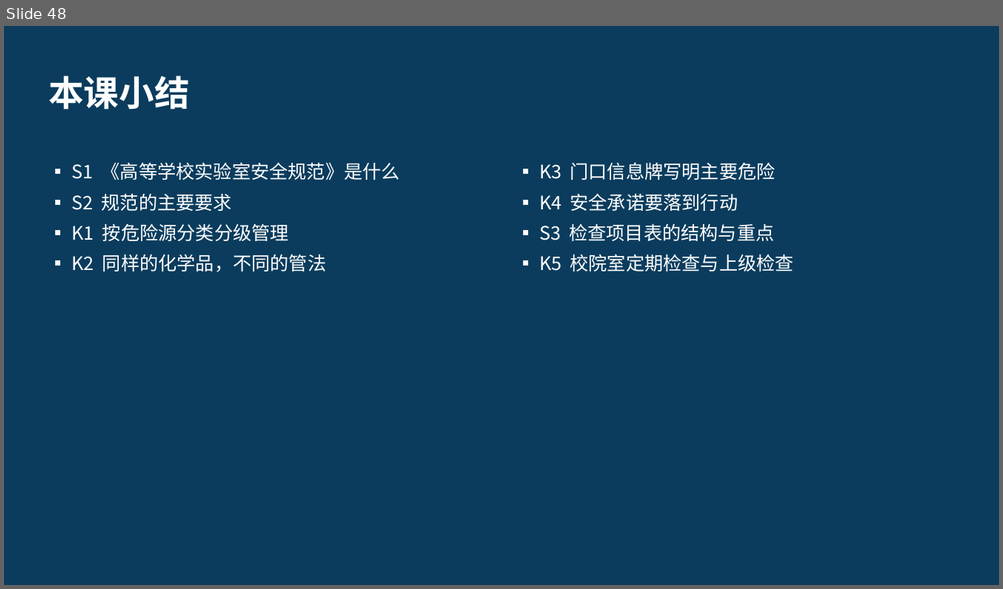
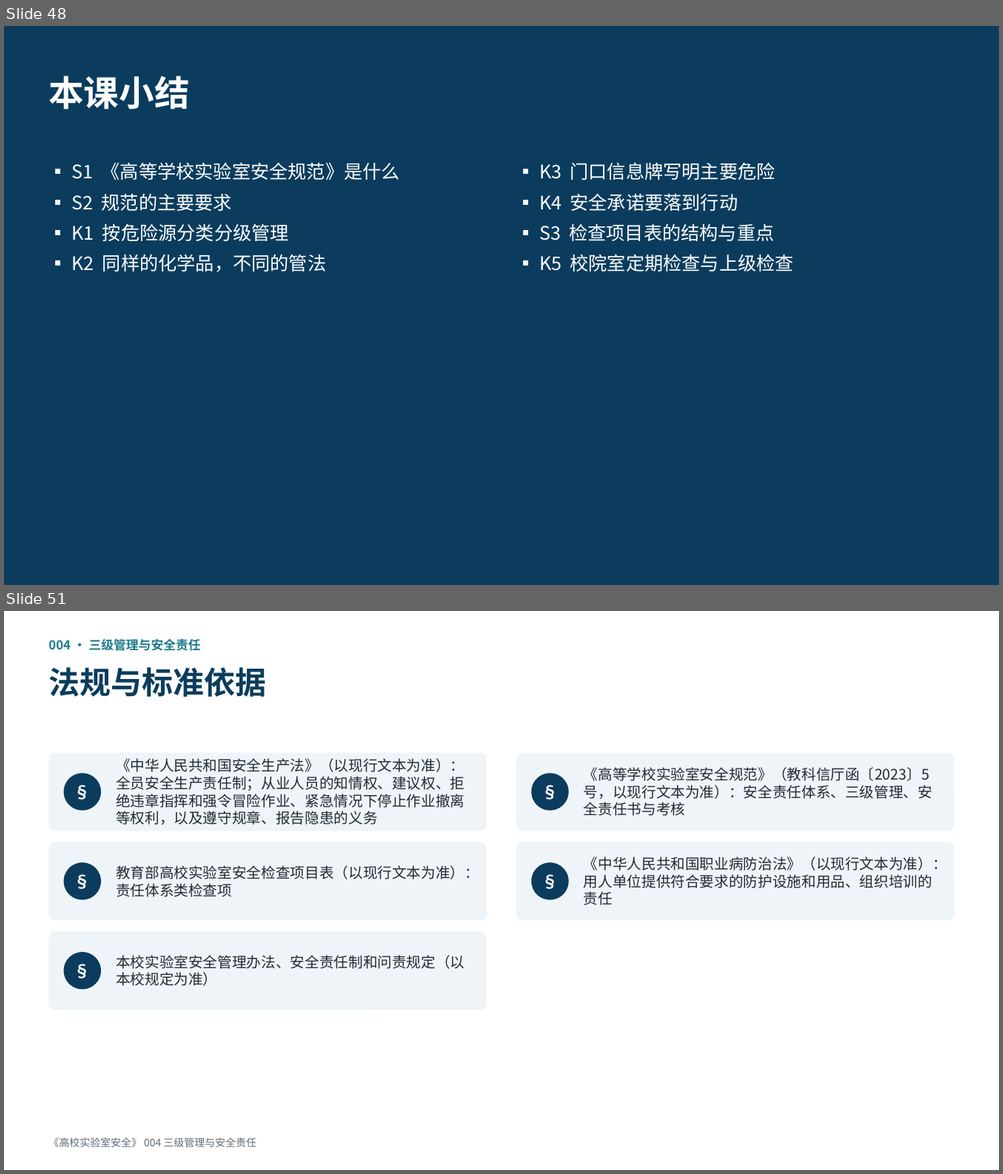
Before and after one commit to hanrongwx-max/videoyoutubo, a slide deck: course/高校实验室安全/课件/第1章_法规、管理与安全文化.pptx. Shown one above the other, each under a label of ours: slide 48 before the commit, slides 48 and 51 after it; the slides between them are not shown. The pictures are 1003x589 and 1003x1174 pixels, drawn with LibreOffice and Linux fonts; fonts in the diff are those of the drawing. Boxes give left, top, right and bottom in pixels: in the first picture for what was removed or moved away, otherwise in the second. Text is boxed around its words. In the diff, an @@ line names an element or a change of style, - is before the commit and + after.

```diff
--- a/course/高校实验室安全/课件/第1章_法规、管理与安全文化.pptx
+++ b/course/高校实验室安全/课件/第1章_法规、管理与安全文化.pptx
@@ slide 51 added at box(4, 611, 999, 1170), background #FFFFFF @@
@@ text added at box(48, 638, 201, 651), 12 pt, text #1D7A8C, bold @@
+004 · 三级管理与安全责任
@@ text added at box(48, 667, 266, 697), 30 pt, text #0B3C5D, bold @@
+法规与标准依据
@@ rounded rectangle added at box(48, 753, 486, 831), fill #EEF4F7 @@
@@ text added at box(116, 758, 464, 825), 14 pt, text #222B33 @@
+《中华人民共和国安全生产法》（以现行文本为准）：全员安全生产责任制；从业人员的知情权、建议权、拒绝违章指挥和强令冒险作业、紧急情况下停止作业撤离等权利，以及遵守规章、报告隐患的义务
@@ rounded rectangle added at box(517, 753, 955, 831), fill #EEF4F7 @@
@@ ellipse added at box(64, 773, 101, 810), fill #0B3C5D, 16 pt, text #FFFFFF, bold @@
+§
@@ ellipse added at box(532, 773, 569, 810), fill #0B3C5D, 16 pt, text #FFFFFF, bold @@
+§
@@ text added at box(583, 767, 932, 816), 14 pt, text #222B33 @@
+《高等学校实验室安全规范》（教科信厅函〔2023〕5 号，以现行文本为准）：安全责任体系、三级管理、安全责任书与考核
@@ rounded rectangle added at box(48, 843, 486, 920), fill #EEF4F7 @@
@@ rounded rectangle added at box(517, 843, 955, 920), fill #EEF4F7 @@
@@ ellipse added at box(64, 863, 101, 900), fill #0B3C5D, 16 pt, text #FFFFFF, bold @@
+§
@@ text added at box(116, 866, 479, 897), 14 pt, text #222B33 @@
+教育部高校实验室安全检查项目表（以现行文本为准）：责任体系类检查项
@@ ellipse added at box(532, 863, 569, 900), fill #0B3C5D, 16 pt, text #FFFFFF, bold @@
+§
@@ text added at box(583, 857, 947, 906), 14 pt, text #222B33 @@
+《中华人民共和国职业病防治法》（以现行文本为准）：用人单位提供符合要求的防护设施和用品、组织培训的责任
@@ rounded rectangle added at box(48, 932, 486, 1010), fill #EEF4F7 @@
@@ ellipse added at box(64, 953, 101, 990), fill #0B3C5D, 16 pt, text #FFFFFF, bold @@
+§
@@ text added at box(116, 955, 464, 986), 14 pt, text #222B33 @@
+本校实验室安全管理办法、安全责任制和问责规定（以本校规定为准）
@@ text added at box(48, 1138, 256, 1147), 10 pt, text #5F6B75 @@
+《高校实验室安全》 004 三级管理与安全责任
```
Also in this commit, not shown: 17 other slides added, 2 other files.
